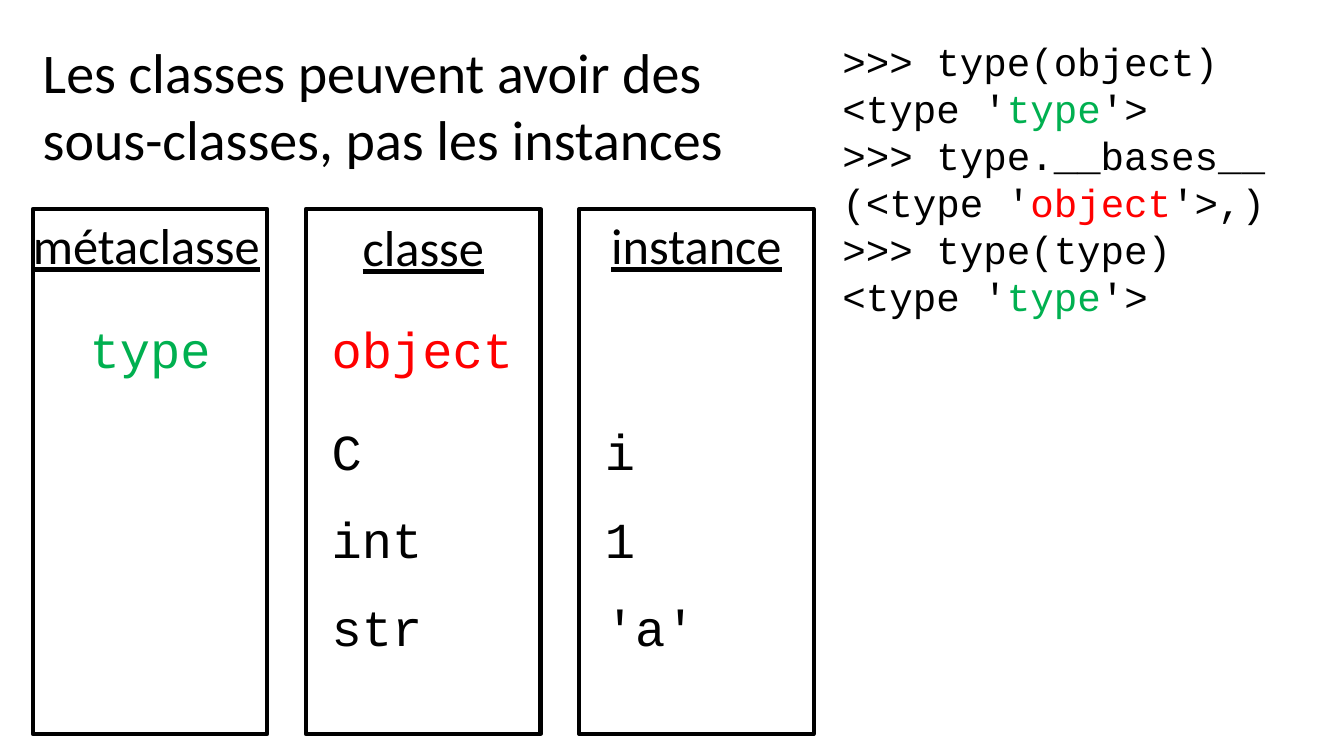
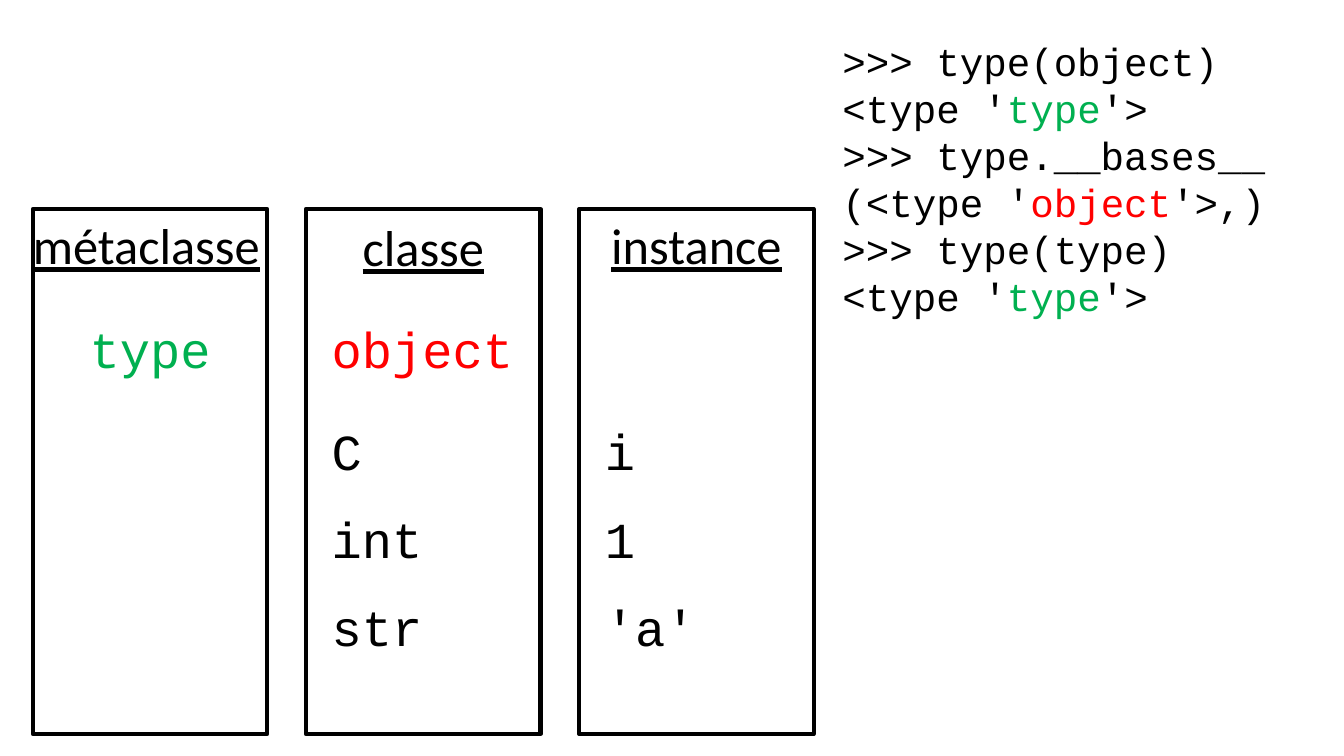
Before and after one commit to parmentelat/flotpython-archive, a slide deck: slide 14 of semaine7/CO12AL-W7-VIDEO03-SLIDE01.pptx (slide 12 before the commit). Drawn at 1344x756 pixels with LibreOffice and Linux fonts; fonts in the diff are those of the drawing. Boxes give left, top, right and bottom in pixels: in the first picture for what was removed or moved away, otherwise in the second. Text is boxed around its words. In the diff, an @@ line names an element or a change of style, - is before the commit and + after.

Commit message:
some improvements to the new-style class discussion

```diff
--- a/semaine7/CO12AL-W7-VIDEO03-SLIDE01.pptx
+++ b/semaine7/CO12AL-W7-VIDEO03-SLIDE01.pptx
@@ text removed at <box>43,54,723,169</box> @@
-Les classes peuvent avoir des sous-classes, pas les instances
```
Also in this commit, not shown: 2 slides added.
